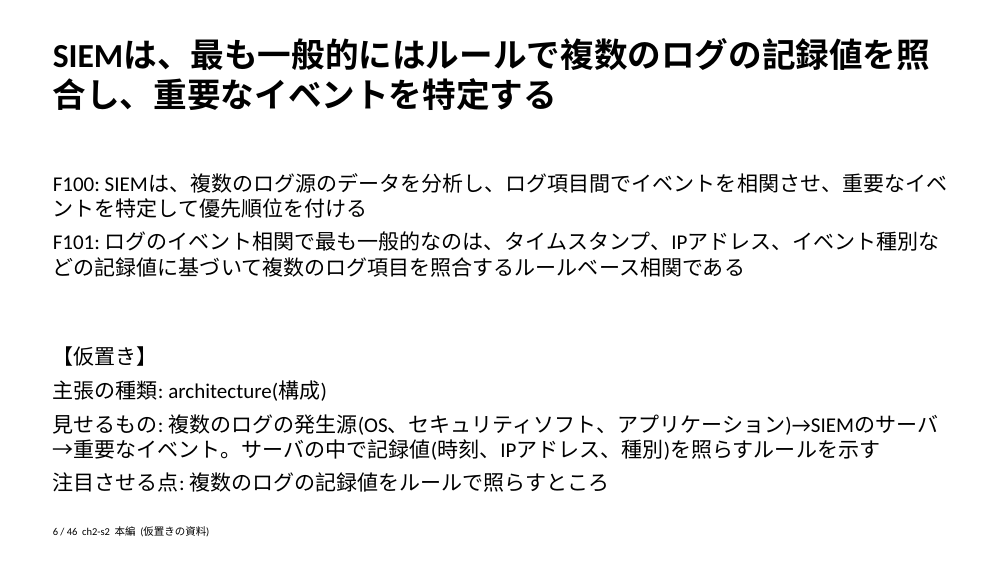
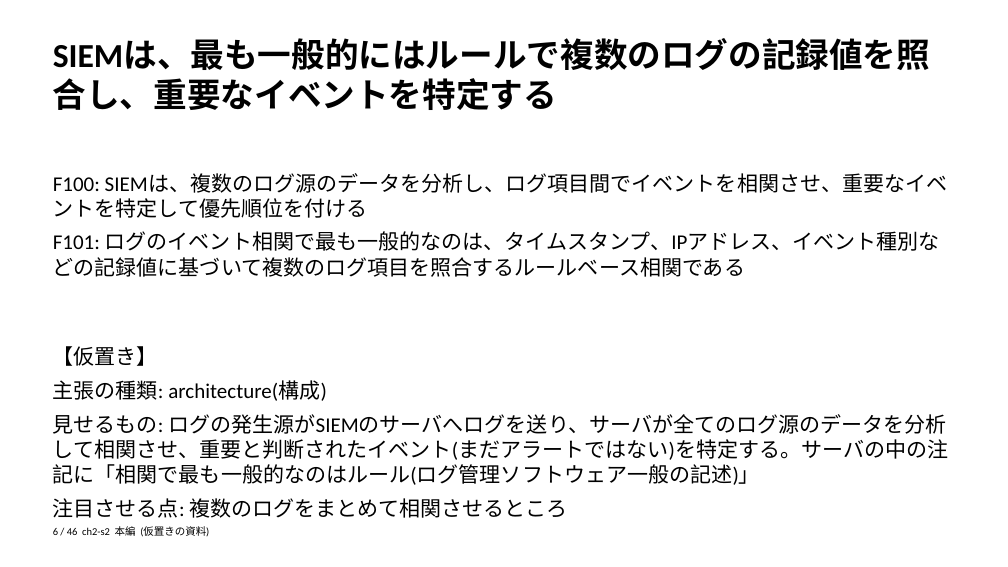
Before and after one commit to zyuuryuu/PPTX-Planner, a slide deck: slide 6 of trial/deck/preview/placeholder.pptx. Drawn at 1008x567 pixels with LibreOffice and Linux fonts; fonts in the diff are those of the drawing. Boxes give left, top, right and bottom in pixels: in the first picture for what was removed or moved away, otherwise in the second. Text is boxed around its words. In the diff, an @@ line names an element or a change of style, - is before the commit and + after.

```diff
--- a/trial/deck/preview/placeholder.pptx
+++ b/trial/deck/preview/placeholder.pptx
@@ text at (x1=53, y1=414, x2=949, y2=518): text changed @@
-見せるもの: 複数のログの発生源(OS、セキュリティソフト、アプリケーション)→SIEMのサーバ→重要なイベント。サーバの中で記録値(時刻、IPアドレス、種別)を照らすルールを示す
-注目させる点: 複数のログの記録値をルールで照らすところ
+見せるもの: ログの発生源がSIEMのサーバへログを送り、サーバが全てのログ源のデータを分析して相関させ、重要と判断されたイベント(まだアラートではない)を特定する。サーバの中の注記に「相関で最も一般的なのはルール(ログ管理ソフトウェア一般の記述)」
+注目させる点: 複数のログをまとめて相関させるところ
```
Also in this commit, not shown: 28 other slides changed, 4 other files.
